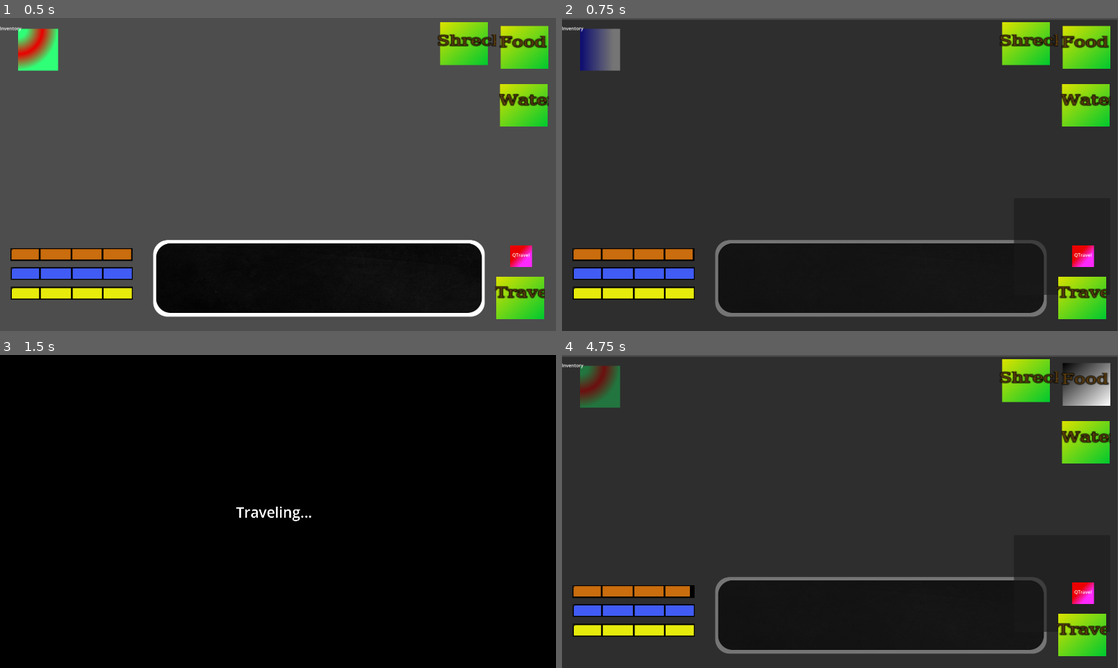
Above: before the commit, frames 1-4 (two rows, left to right).
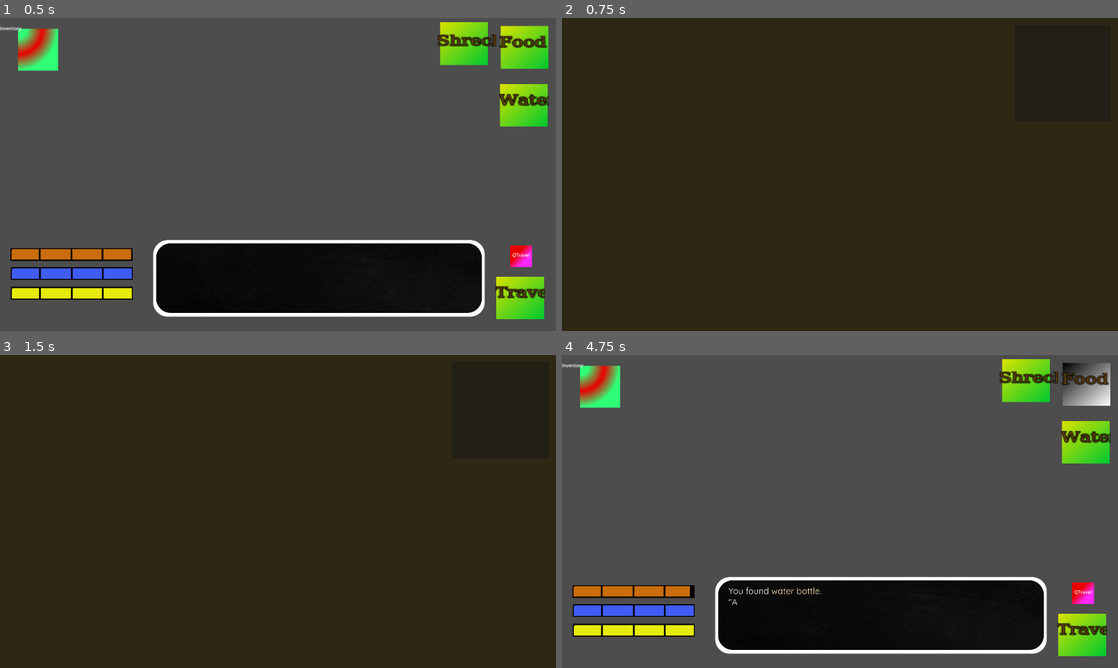
Above: after the commit, the same moments.

Repository: Peafowll/They-Left-Me
Game: Godot game, scene res://Objects/travel_mode.tscn
The game is run twice, just before and just after one commit, with the same random seed, the same clock (stepped at 60 frames per second) and the same inputs. The engine's default icon, where the game draws it, is replaced by a stand-in: a white triangle on a blue panel in a dark square.
Inputs (mouse positions are in pixels of both pictures, inside the frame that each line leads up to):
- Up to frame 1 (0.5 s): no input
- Up to frame 2 (0.75 s): click (600, 49) at 0.5 s
- Up to frame 3 (1.5 s): click "QTravel" at 1.25 s
- Up to frame 4 (4.75 s): click (573, 624) at 2.02 s; click "Shreck" at 2.75 s; click "Water" at 3.5 s; click "Food" at 4.25 s

Frame 1 is identical in both runs. In frame 2, 92% of the frame differs, in the area x 0-100%, y 0-100%; in frame 3, 100%; in frame 4, 79%.
Error before the commit: Invalid access to property or key 'name' on a base object of type 'Nil'. (res://world.gd:115)

Commit message:
Add item database and enhance inventory UI

Diff:
--- /dev/null
+++ b/Objects/ItemDatabase.tscn
@@ -0,0 +1,6 @@
+[gd_scene load_steps=2 format=3 uid="uid://brs86yx6x76rh"]
+
+[ext_resource type="Script" uid="uid://m36cou4a5da7" path="res://item_database.gd" id="1_o8hlq"]
+
+[node name="ItemDatabase" type="Node"]
+script = ExtResource("1_o8hlq")
--- a/Objects/inventory.gd
+++ b/Objects/inventory.gd
@@ -1,29 +1,49 @@
 extends Control
 
 @onready var vbox = $Panel/VBoxContainer
-@onready var item_default = $Panel/VBoxContainer/Item
+@onready var item_row_default = $Panel/VBoxContainer/ItemRow
 
 
 func _ready():
-	item_default.hide()
+	item_row_default.hide()
 
 
 
 func refresh_inventory():
 	for object in vbox.get_children():
-		if object != item_default:
+		if object != item_row_default:
 			object.queue_free()
 
 	for item in Player.inventory.keys():
 		var amount = Player.inventory[item]
 		print(item)
-		var item_instance = item_default.duplicate()
-		var item_label = item_instance.get_node("Label")
-		item_instance.show()
-		var item_text_row : String = ""
-		item_text_row = item_text_row + item + " - " + str(amount)
-		item_label.text += item_text_row
-		vbox.add_child(item_instance)
+		var item_row = item_row_default.duplicate()
+		var item_instance = item_row.get_node("ItemUI")
+
+		#Changing the item name
+		var item_name_label = item_instance.get_node("Label")
+		item_name_label.text = "" # Clear the example text
+		var item_name_label_placer : String = ""
+		item_name_label_placer += "[center]"
+		item_name_label_placer = item_name_label_placer + item.capitalize()
+		item_name_label_placer +="[/center]"
+		item_name_label.text += item_name_label_placer
+
+		#Changing the item count
+		var item_count_label = item_instance.get_node("CountLabel")
+		item_count_label.text = ""
+		var item_count_label_placer :String= "x"
+		item_count_label_placer +=  str(amount)
+		item_count_label.text = item_count_label_placer
+
+		#Changing the item description
+		var item_desc_label = item_instance.get_node("Description")
+		item_desc_label.text = "" #Clear
+		var item_desc_label_placer : String = ""
+		item_desc_label_placer += ItemDatabase.get_item(item).description
+		item_desc_label.text = item_desc_label_placer
+		item_row.show()
+		vbox.add_child(item_row)
 
 func toggle_inventory():
 	visible = not visible
--- a/Objects/inventory.tscn
+++ b/Objects/inventory.tscn
@@ -1,6 +1,11 @@
-[gd_scene load_steps=2 format=3 uid="uid://lhdp4xqlabt8"]
+[gd_scene load_steps=5 format=3 uid="uid://lhdp4xqlabt8"]
 
 [ext_resource type="Script" uid="uid://dcwv35s7k4av" path="res://Objects/inventory.gd" id="1_uwsja"]
+[ext_resource type="Texture2D" uid="uid://cegclh44m5ssm" path="res://icon.svg" id="2_33ull"]
+[ext_resource type="FontFile" uid="uid://drd2x6n6tumik" path="res://Objects/Themes/Quicksand-Regular.ttf" id="2_ogkbk"]
+
+[sub_resource type="StyleBoxFlat" id="StyleBoxFlat_uwsja"]
+bg_color = Color(0.18, 0.1536, 0.081, 1)
 
 [node name="Inventory" type="Control"]
 layout_mode = 3
@@ -13,28 +18,71 @@
 
 [node name="Panel" type="Panel" parent="."]
 layout_mode = 0
-offset_right = 1922.0
-offset_bottom = 1075.0
+offset_right = 1924.0
+offset_bottom = 1086.0
+theme_override_styles/panel = SubResource("StyleBoxFlat_uwsja")
 
 [node name="VBoxContainer" type="VBoxContainer" parent="Panel"]
 layout_mode = 0
-offset_left = 629.0
-offset_top = 331.0
-offset_right = 1316.0
-offset_bottom = 672.0
+offset_left = 278.0
+offset_top = 51.0
+offset_right = 417.0
+offset_bottom = 1007.0
 
-[node name="Item" type="HBoxContainer" parent="Panel/VBoxContainer"]
+[node name="ItemRow" type="VBoxContainer" parent="Panel/VBoxContainer"]
+custom_minimum_size = Vector2(25, 200)
 layout_mode = 2
 
-[node name="Label" type="Label" parent="Panel/VBoxContainer/Item"]
+[node name="ItemUI" type="Control" parent="Panel/VBoxContainer/ItemRow"]
 layout_mode = 2
-text = " "
+
+[node name="Label" type="RichTextLabel" parent="Panel/VBoxContainer/ItemRow/ItemUI"]
+clip_contents = false
+custom_minimum_size = Vector2(0, 1)
+layout_direction = 2
+offset_left = -11.0
+offset_top = 117.0
+offset_right = 112.0
+offset_bottom = 183.0
+theme_override_fonts/normal_font = ExtResource("2_ogkbk")
+theme_override_font_sizes/normal_font_size = 25
+bbcode_enabled = true
+text = "[center]item here[/center]"
+scroll_active = false
+tab_size = 2
+
+[node name="CountLabel" type="RichTextLabel" parent="Panel/VBoxContainer/ItemRow/ItemUI"]
+z_index = 1
+offset_left = 83.0
+offset_top = 87.0
+offset_right = 138.0
+offset_bottom = 128.0
+theme_override_fonts/normal_font = ExtResource("2_ogkbk")
+theme_override_font_sizes/normal_font_size = 25
+text = "x1"
+
+[node name="Description" type="RichTextLabel" parent="Panel/VBoxContainer/ItemRow/ItemUI"]
+offset_left = 120.0
+offset_top = -7.0
+offset_right = 1100.0
+offset_bottom = 126.0
+theme_override_fonts/normal_font = ExtResource("2_ogkbk")
+theme_override_font_sizes/normal_font_size = 25
+bbcode_enabled = true
+text = "Tho
+sd
+fd
+gfd"
+
+[node name="Icon" type="Sprite2D" parent="Panel/VBoxContainer/ItemRow/ItemUI"]
+position = Vector2(49, 57)
+texture = ExtResource("2_33ull")
 
 [node name="Close Inventory button" type="Button" parent="."]
 layout_mode = 0
-offset_left = 1565.0
-offset_top = 616.0
-offset_right = 1897.0
-offset_bottom = 949.0
+offset_left = 1563.0
+offset_top = 29.0
+offset_right = 1895.0
+offset_bottom = 362.0
 
 [connection signal="pressed" from="Close Inventory button" to="." method="toggle_inventory"]
--- a/Objects/player.tscn
+++ b/Objects/player.tscn
@@ -1,6 +1,6 @@
 [gd_scene load_steps=2 format=3 uid="uid://dorkg1aj8echh"]
 
-[ext_resource type="Script" uid="uid://cimkecmftf2hk" path="res://player.gd" id="1_y0qk3"]
+[ext_resource type="Script" uid="uid://cimkecmftf2hk" path="res://Objects/player.gd" id="1_y0qk3"]
 
 [node name="Player" type="Node2D"]
 script = ExtResource("1_y0qk3")
--- a/Objects/travel_mode.tscn
+++ b/Objects/travel_mode.tscn
@@ -101,14 +101,6 @@
 texture_normal = SubResource("GradientTexture2D_s3etm")
 texture_hover = SubResource("GradientTexture2D_tbuwt")
 
-[node name="Inventory" parent="UIUpdate" instance=ExtResource("5_2mib4")]
-visible = false
-layout_mode = 1
-offset_left = -4.0
-offset_top = 6.0
-offset_right = -44.0
-offset_bottom = -34.0
-
 [node name="EnergyBar" parent="UIUpdate" instance=ExtResource("1_hyowb")]
 layout_mode = 0
 offset_left = 37.0
@@ -180,6 +172,16 @@
 scroll_active = false
 autowrap_mode = 0
 
+[node name="UIUpdate_InventoryButton#RichTextLabel" type="RichTextLabel" parent="UIUpdate"]
+layout_mode = 0
+offset_left = -0.543478
+offset_top = 24.4792
+offset_right = 75.4565
+offset_bottom = 47.4792
+mouse_filter = 2
+text = "Inventory"
+scroll_active = false
+
 [node name="SearchFoodButton" type="TextureButton" parent="UIUpdate"]
 layout_mode = 0
 offset_left = 1729.0
@@ -227,6 +229,35 @@
 text = "Travel"
 scroll_active = false
 autowrap_mode = 0
+
+[node name="QuickTravelButton" type="TextureButton" parent="UIUpdate"]
+layout_mode = 1
+anchors_preset = -1
+anchor_left = 44.05
+anchor_top = 19.6
+anchor_right = 45.95
+anchor_bottom = 21.475
+offset_right = -0.00012207
+texture_normal = SubResource("GradientTexture2D_2mib4")
+metadata/_edit_use_anchors_ = true
+
+[node name="RichTextLabel" type="RichTextLabel" parent="UIUpdate/QuickTravelButton"]
+layout_mode = 0
+offset_left = 7.0
+offset_top = 22.0
+offset_right = 79.0
+offset_bottom = 49.0
+mouse_filter = 2
+bbcode_enabled = true
+text = "QTravel"
+scroll_active = false
+
+[node name="Inventory" parent="UIUpdate" instance=ExtResource("5_2mib4")]
+visible = false
+layout_mode = 1
+offset_top = -5.0
+offset_right = -40.0
+offset_bottom = -45.0
 
 [node name="TravelingTransition" type="CanvasLayer" parent="UIUpdate"]
 visible = false
@@ -255,37 +286,6 @@
 text = "Traveling..."
 scroll_active = false
 
-[node name="QuickTravelButton" type="TextureButton" parent="UIUpdate"]
-layout_mode = 1
-anchors_preset = -1
-anchor_left = 44.05
-anchor_top = 19.6
-anchor_right = 45.95
-anchor_bottom = 21.475
-offset_right = -0.00012207
-texture_normal = SubResource("GradientTexture2D_2mib4")
-metadata/_edit_use_anchors_ = true
-
-[node name="RichTextLabel" type="RichTextLabel" parent="UIUpdate/QuickTravelButton"]
-layout_mode = 0
-offset_left = 7.0
-offset_top = 22.0
-offset_right = 79.0
-offset_bottom = 49.0
-mouse_filter = 2
-bbcode_enabled = true
-text = "QTravel"
-scroll_active = false
-
-[node name="UIUpdate_InventoryButton#RichTextLabel" type="RichTextLabel" parent="."]
-offset_left = -0.543478
-offset_top = 24.4792
-offset_right = 75.4565
-offset_bottom = 47.4792
-mouse_filter = 2
-text = "Inventory"
-scroll_active = false
-
 [connection signal="pressed" from="UIUpdate/InventoryButton" to="UIUpdate/Inventory" method="toggle_inventory"]
 [connection signal="pressed" from="UIUpdate/TravelButton" to="UIUpdate" method="_on_travel_button_pressed"]
 [connection signal="pressed" from="UIUpdate/QuickTravelButton" to="UIUpdate" method="_on_quick_travel_button_pressed"]
--- a/Resources/LootPools/farm_pool.tres
+++ b/Resources/LootPools/farm_pool.tres
@@ -1,10 +1,11 @@
-[gd_resource type="Resource" script_class="LootTable" load_steps=3 format=3 uid="uid://cvt5rryss5w1t"]
+[gd_resource type="Resource" script_class="LootTable" load_steps=4 format=3 uid="uid://cvt5rryss5w1t"]
 
 [ext_resource type="Script" uid="uid://cguy6cyd1k3n2" path="res://Objects/consumable.gd" id="1_6qqb6"]
+[ext_resource type="Resource" uid="uid://dhsr7w22p5ub" path="res://Resources/Consumables/water_bottle.tres" id="2_eynq6"]
 [ext_resource type="Script" uid="uid://bd86tr0dm08je" path="res://Objects/loot_table.gd" id="2_j6n5d"]
 
 [resource]
 script = ExtResource("2_j6n5d")
 name = "name"
-pool = Array[ExtResource("1_6qqb6")]([])
+pool = Array[ExtResource("1_6qqb6")]([ExtResource("2_eynq6")])
 metadata/_custom_type_script = "uid://bd86tr0dm08je"
--- /dev/null
+++ b/item_database.gd
@@ -0,0 +1,21 @@
+extends Node
+
+var items = {}
+
+func _ready():
+	var dir = DirAccess.open("res://Resources/Consumables")
+	dir.list_dir_begin()
+	var file_name = dir.get_next()
+	while file_name != "":
+		if file_name.ends_with(".tres"):
+			var file_path = "res://Resources/Consumables/" + str(file_name)
+			var item_resource = load(file_path)
+			if item_resource:
+				var item_name = item_resource.name
+				items[item_name] = item_resource
+		file_name = dir.get_next()
+	dir.list_dir_end()
+	print(items)
+
+func get_item(name: String) -> Consumable:
+	return items.get(name)
--- a/project.godot
+++ b/project.godot
@@ -20,6 +20,7 @@
 Player="*res://Objects/player.tscn"
 World="*res://Objects/world.tscn"
 TextBox="*res://show_text.gd"
+ItemDatabase="*res://item_database.gd"
 
 [display]
 
--- a/world.gd
+++ b/world.gd
@@ -30,24 +30,6 @@
 	print("Current location : " + current_location.name)
 
 
-	#below is testing for chances based on weight
-	#var results : Dictionary = {
-		#"nothing" : 0,
-		#"packaged sandwich" : 0,
-		#"water bottle" : 0,
-		#"can of soda" : 0,
-		#"bag of chips":0
-	#}
-	#var try = 0
-	#while(try<100):
-		#var result = _search("food")
-		#if(result==null):
-			#results["nothing"]=results["nothing"]+1
-		#else:
-			#results[result.name]=results[result.name]+1
-		#try=try+1
-		#print(results)
-
 
 
 func _search(search_type: String):
@@ -59,7 +41,6 @@
 		return "shelter"
 
 	return _roll_for_items(search_type)
-
 
 
 func _roll_for_nothing():
Renamed: player.gd -> Objects/player.gd
Renamed: player.gd.uid -> Objects/player.gd.uid
Not shown: 1 places in Resources/LootPools/forest_pool.tres that only renumber resources
Binary file added: Sprites/Items/water_bottle.png
Not shown, added: Sprites/Items/water_bottle.png.import
Not shown, added: item_database.gd.uid
